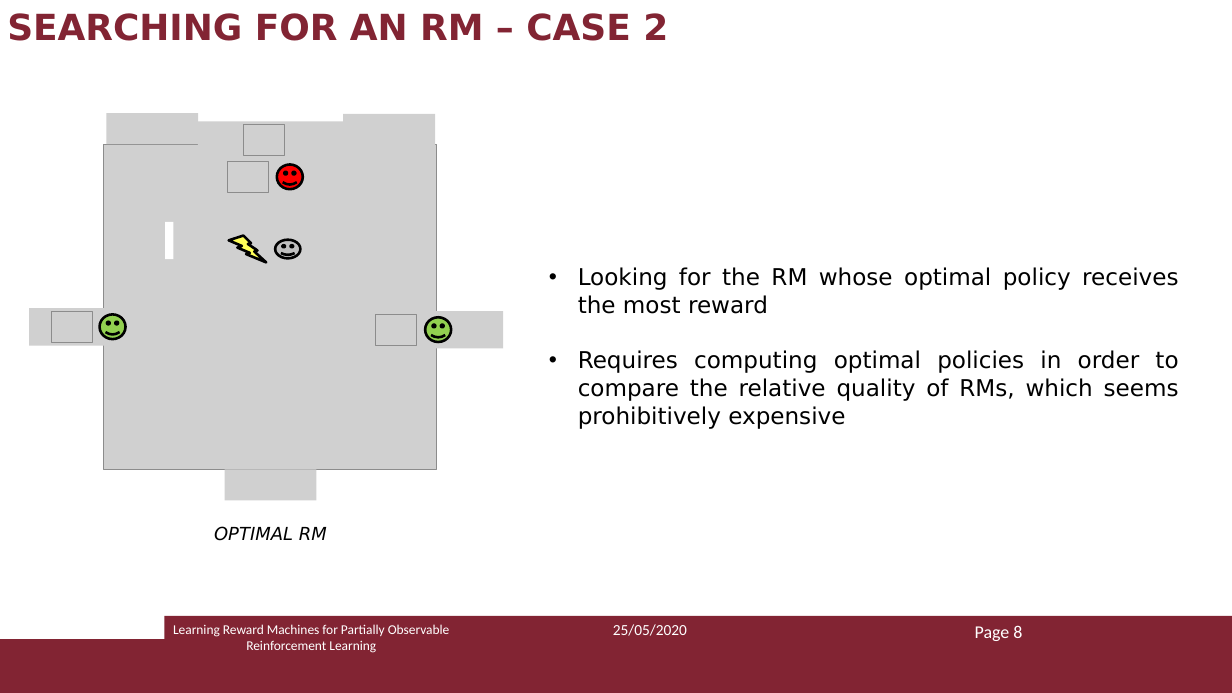
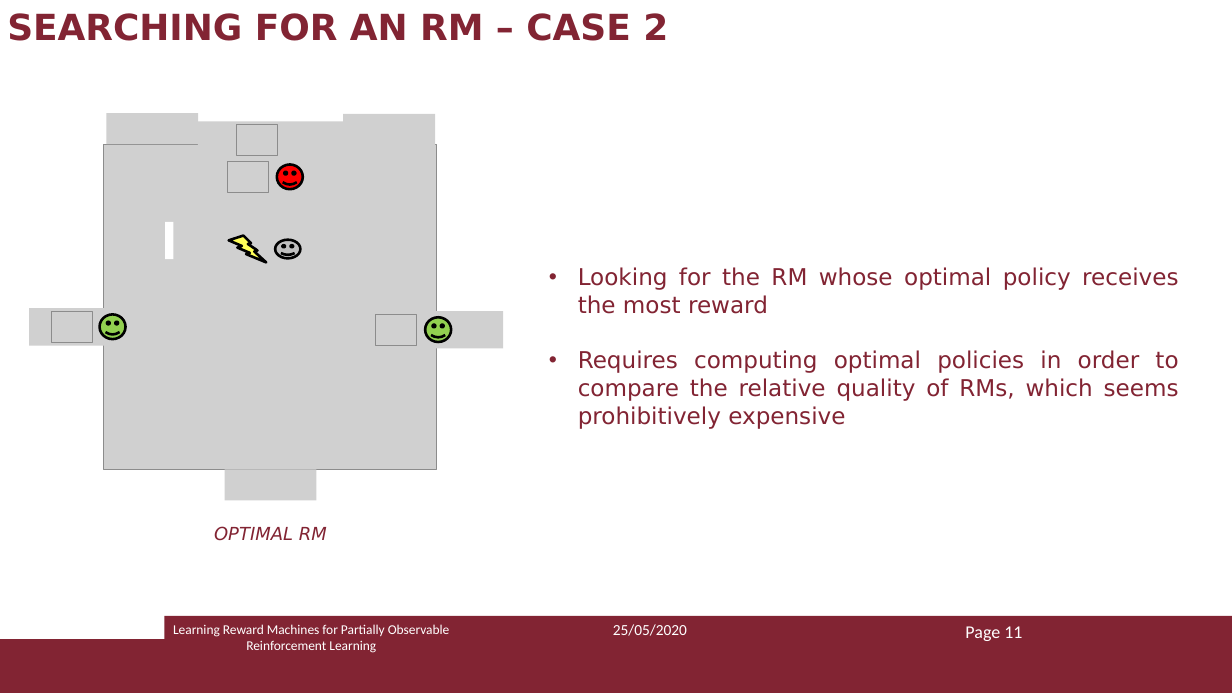
Before and after one commit to Marvet94/reasoning_agents_project_2020, a slide deck: slide 11 of ra_presentazione.pptx. Drawn at 1232x693 pixels with LibreOffice and Linux fonts; fonts in the diff are those of the drawing; grey boxes stand for pictures. Boxes give left, top, right and bottom in pixels: in the first picture for what was removed or moved away, otherwise in the second. Text is boxed around its words. In the diff, an @@ line names an element or a change of style, - is before the commit and + after.

```diff
--- a/ra_presentazione.pptx
+++ b/ra_presentazione.pptx
@@ picture: place and size @@
-picture at [243,125,285,156]
+picture at [237,125,278,156]
@@ text "Looking for the RM whose ..." at [578,267,1179,429]: text colour #000000 to #822433 @@
@@ text "OPTIMAL RM" at [214,526,327,541]: text colour #000000 to #822433 @@
@@ text at [965,626,1022,641]: text changed @@
-Page 8
+Page 11
```
Also in this commit, not shown: 23 other slides changed, 1 other file.
